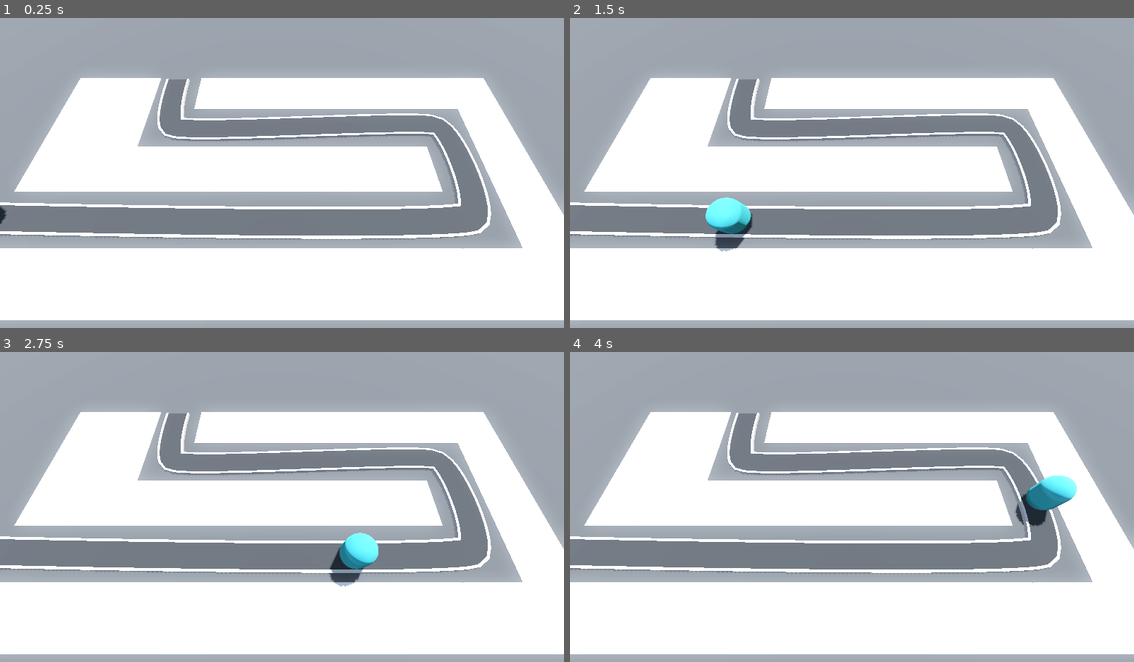
Above: before the commit, frames 1-4 (two rows, left to right).
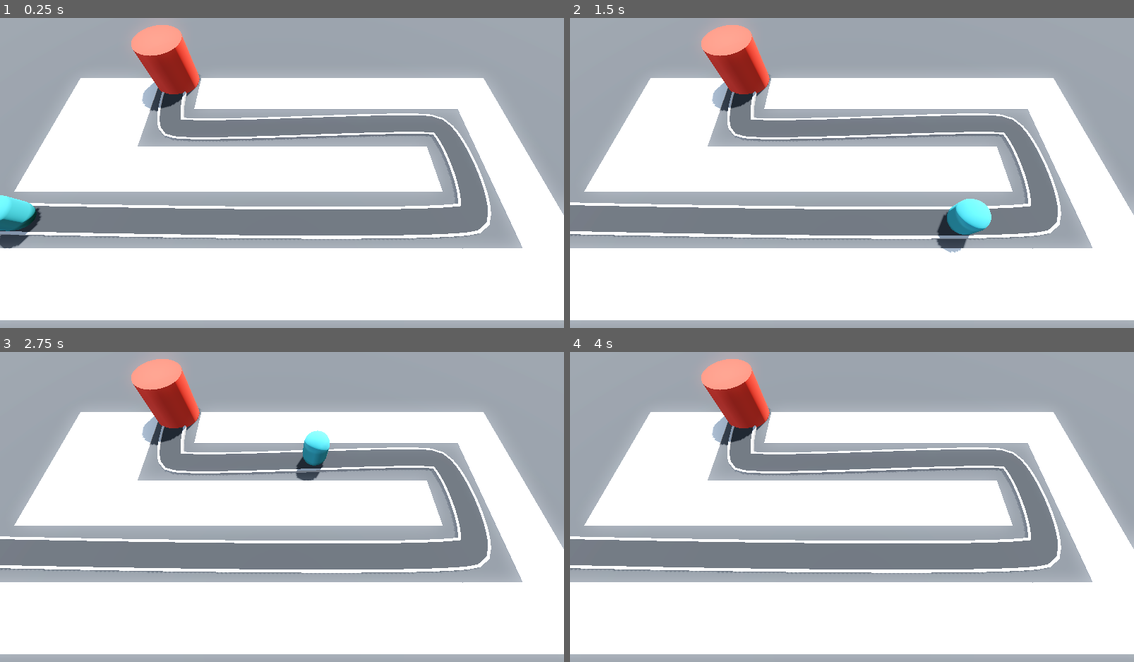
Above: after the commit, the same moments.

Repository: cpurdy-cs/Barbarian-Blaster-Class
Game: Godot game, scene res://base_level.tscn
Same seed, same stepped clock (60 frames per second), same inputs: the game is played once before the commit and once after it.
Inputs:
- Up to frame 1 (0.25 s): no input
- Up to frame 2 (1.5 s): no input
- Up to frame 3 (2.75 s): no input
- Up to frame 4 (4 s): no input

The runs differ from the first frame. In frame 1, 3.1% of the frame differs, in the area x 0-36%, y 2-75%; in frame 2, 4.3%, in the area x 23-75%, y 2-76%; in frame 3, 3.8%; in frame 4, 3.2%.

Commit message:
create base

Diff:
--- /dev/null
+++ b/Base/base.gd
@@ -0,0 +1,5 @@
+extends Node3D
+class_name Base
+
+func take_damage() -> void:
+	print("damage taken by base")
--- /dev/null
+++ b/Base/base.tscn
@@ -0,0 +1,16 @@
+[gd_scene load_steps=3 format=3 uid="uid://b6a3tfb71rtov"]
+
+[ext_resource type="Script" uid="uid://bi5e6k18ll8yd" path="res://Base/base.gd" id="1_u1x2a"]
+
+[sub_resource type="StandardMaterial3D" id="StandardMaterial3D_3o4py"]
+albedo_color = Color(0.99999994, 0.28730667, 0.22523719, 1)
+
+[node name="Base" type="Node3D" groups=["base"]]
+script = ExtResource("1_u1x2a")
+
+[node name="CSGCylinder3D" type="CSGCylinder3D" parent="."]
+transform = Transform3D(1, 0, 0, 0, 1, 0, 0, 0, 1, 0, 2, 0)
+radius = 2.0
+height = 4.0
+sides = 32
+material = SubResource("StandardMaterial3D_3o4py")
--- a/Enemy/enemy.gd
+++ b/Enemy/enemy.gd
@@ -3,6 +3,7 @@
 ## The speed in m/s the enemy will move
 @export var speed :float = 10.0
 
+@onready var base : Base = get_tree().get_first_node_in_group("base")
 # Called when the node enters the scene tree for the first time.
 func _ready() -> void:
 	pass # Replace with function body.
@@ -11,3 +12,6 @@
 # Called every frame. 'delta' is the elapsed time since the previous frame.
 func _process(delta: float) -> void:
 	progress += delta * speed
+	if progress_ratio == 1.0:
+		base.take_damage()
+		queue_free()
--- a/base_level.tscn
+++ b/base_level.tscn
@@ -1,7 +1,8 @@
-[gd_scene load_steps=10 format=3 uid="uid://dtcnxxofouqf8"]
+[gd_scene load_steps=11 format=3 uid="uid://dtcnxxofouqf8"]
 
 [ext_resource type="MeshLibrary" uid="uid://c0c3djgifhbb0" path="res://MeshLibraries/space_library.tres" id="1_bo3yr"]
 [ext_resource type="PackedScene" uid="uid://cedg4p1ktt00c" path="res://Enemy/enemy.tscn" id="2_5vx1e"]
+[ext_resource type="PackedScene" uid="uid://b6a3tfb71rtov" path="res://Base/base.tscn" id="3_eesb3"]
 
 [sub_resource type="ProceduralSkyMaterial" id="ProceduralSkyMaterial_4sal3"]
 sky_horizon_color = Color(0.66224277, 0.6717428, 0.6867428, 1)
@@ -108,4 +109,7 @@
 
 [node name="Enemy" parent="Path3D" instance=ExtResource("2_5vx1e")]
 transform = Transform3D(-0.024582524, 0, -0.99969083, 0, 1, 0, 0.99969083, 0, -0.024582524, -22.712158, 0, 5.955886)
-loop = true
+speed = 20.0
+
+[node name="Base" parent="." instance=ExtResource("3_eesb3")]
+transform = Transform3D(1, 0, 0, 0, 1, 0, 0, 0, 1, -10.17345, 0, -7.665709)
--- a/project.godot
+++ b/project.godot
@@ -14,3 +14,7 @@
 run/main_scene="uid://dtcnxxofouqf8"
 config/features=PackedStringArray("4.5", "Forward Plus")
 config/icon="res://icon.svg"
+
+[global_group]
+
+base=""
Not shown, added: Base/base.gd.uid
